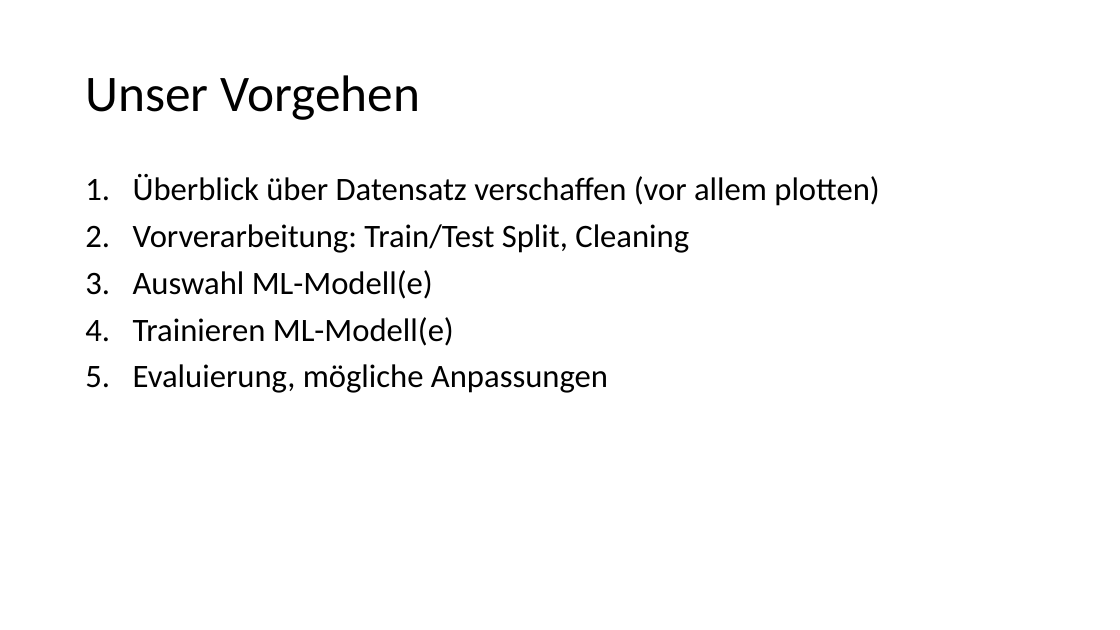
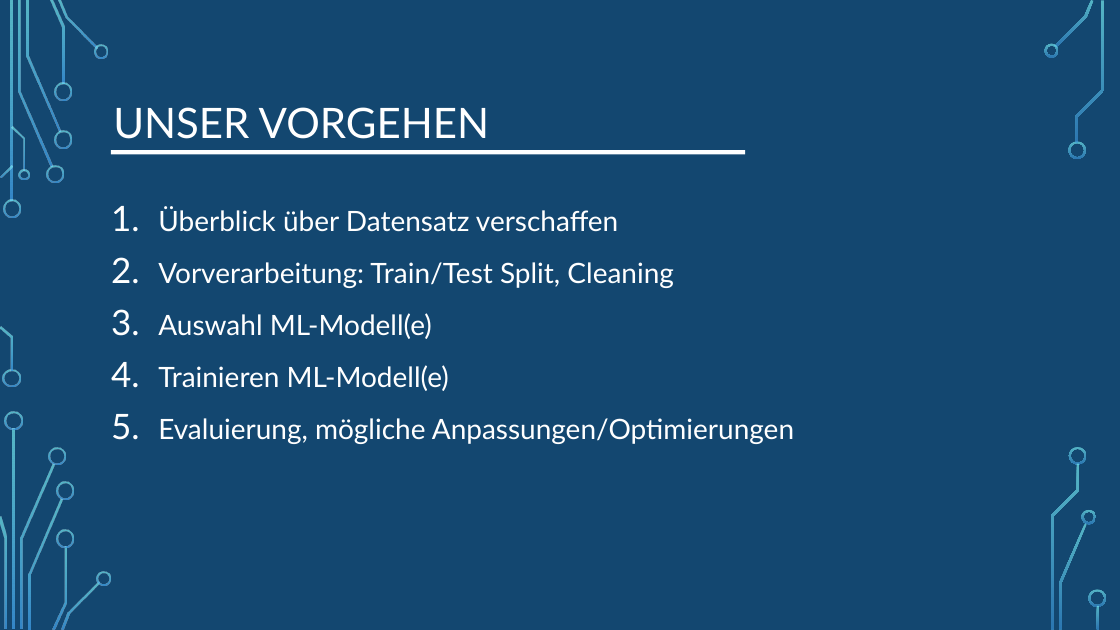
Before and after one commit to LennartFertig/DataExploration_HousePriceSeattle, a slide deck: slide 4 of House_Price_Prediction_Zwischenpräsentation.pptx. Drawn at 1120x630 pixels with LibreOffice and Linux fonts; fonts in the diff are those of the drawing; background and template pictures are left out. Boxes give left, top, right and bottom in pixels: in the first picture for what was removed or moved away, otherwise in the second. Text is boxed around its words. In the diff, an @@ line names an element or a change of style, - is before the commit and + after.

```diff
--- a/House_Price_Prediction_Zwischenpräsentation.pptx
+++ b/House_Price_Prediction_Zwischenpräsentation.pptx
@@ background #FFFFFF to picture (left out) @@
@@ rectangle added at [0, 0, 1120, 630], fill #134770 @@
@@ title at [113, 107, 489, 139]: text changed; size 44 to 36 pt; font Calibri to Lato; text colour #000000 to #FFFFFF @@
-Unser Vorgehen
+UNSER VORGEHEN
@@ rectangle added at [111, 150, 745, 155], fill #FFFFFF @@
@@ text "Überblick über Datensatz verschaffen": place and size @@
-text "Überblick über Datensatz verschaffen" at [133, 174, 879, 393]
+text "Überblick über Datensatz verschaffen" at [158, 207, 794, 444]
@@ text at [158, 207, 618, 232]: text changed; size 28 to 24 pt; font Calibri to Lato; text colour #000000 to #FFFFFF @@
-1. Überblick über Datensatz verschaffen (vor allem plotten)
+1. Überblick über Datensatz verschaffen
@@ text at [158, 262, 674, 391]: size 28 to 24 pt, font Calibri to Lato, text colour #000000 to #FFFFFF in "Vorverarbeitung: Train/Test Split, Cleaning", "Auswahl ML-Modell(e)", "Trainieren ML-Modell(e)"; line spacing 0.9 to 1.2 @@
@@ text at [158, 418, 794, 444]: text changed; size 28 to 24 pt; font Calibri to Lato; text colour #000000 to #FFFFFF @@
-5. Evaluierung, mögliche Anpassungen
+5. Evaluierung, mögliche Anpassungen/Optimierungen
@@ group added at [0, 0, 111, 630]: 24 freeform shapes, 2 rectangles @@
@@ group added at [0, 0, 1104, 630]: 14 freeform shapes, 3 rectangles @@
@@ group added at [1044, 0, 1107, 629]: 9 freeform shapes, 1 rectangle @@
```
Also in this commit, not shown: 7 other slides changed, 4 slides added, 4 slides removed.
